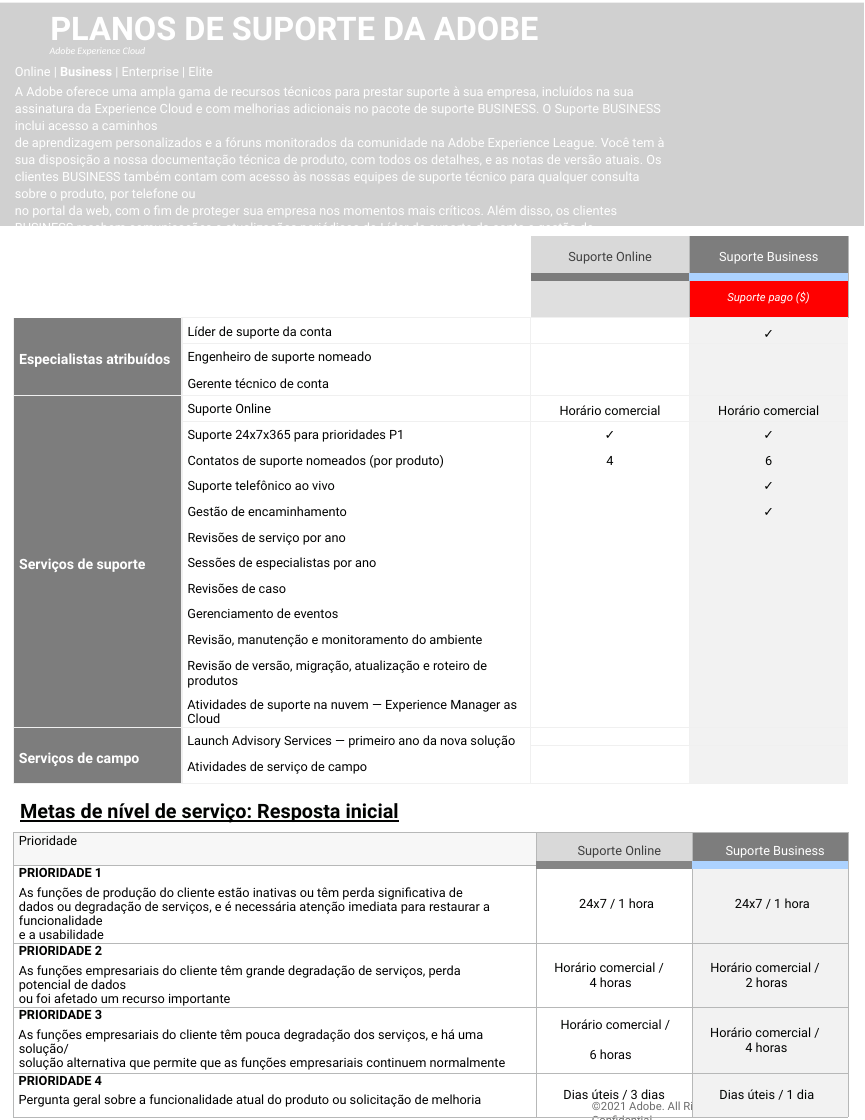
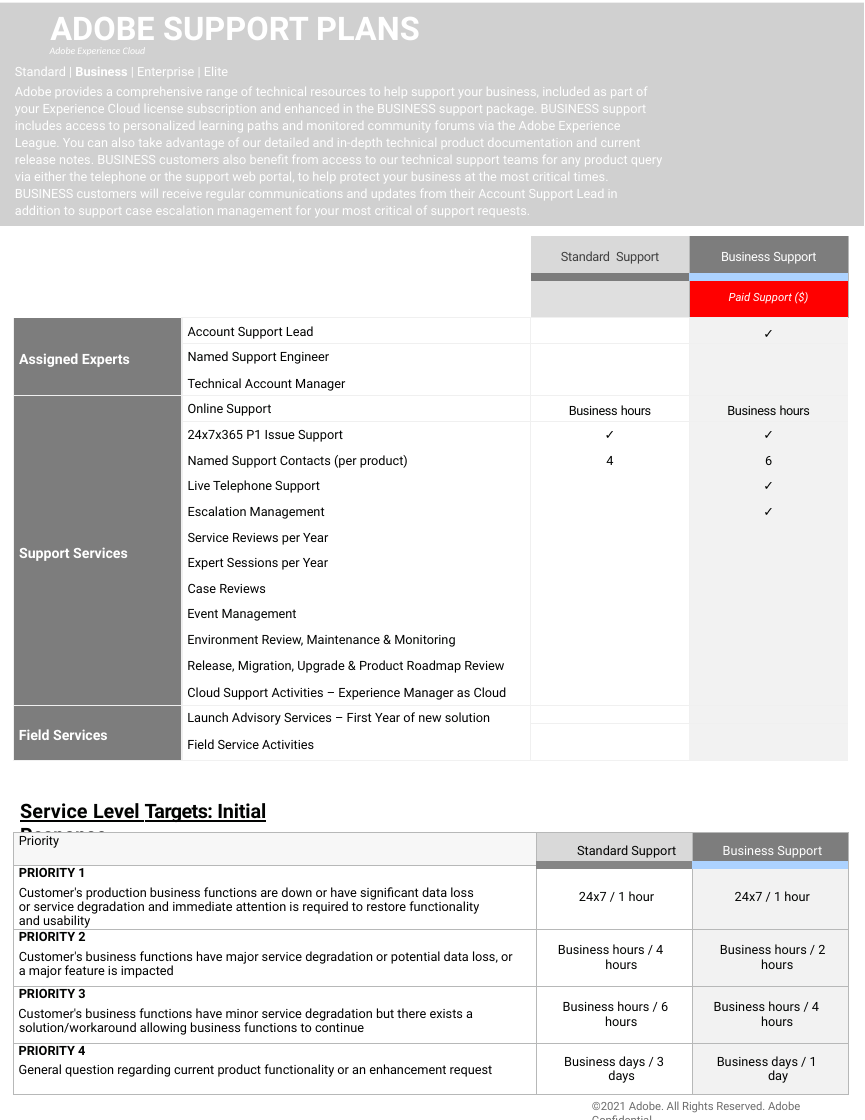
Before and after one commit to AdobeDocs/support-resources.pt-BR, a slide deck: slide 1 of help/data-sheets/assets/BusinessSupportDatasheet.pptx. Drawn at 865x1120 pixels with LibreOffice and Linux fonts; fonts in the diff are those of the drawing; grey boxes stand for pictures; background and template pictures are left out. Boxes give left, top, right and bottom in pixels: in the first picture for what was removed or moved away, otherwise in the second. Text is boxed around its words. In the diff, an @@ line names an element or a change of style, - is before the commit and + after.

```diff
--- a/help/data-sheets/assets/BusinessSupportDatasheet.pptx
+++ b/help/data-sheets/assets/BusinessSupportDatasheet.pptx
@@ title at [50,17,420,40]: text changed @@
-PLANOS DE SUPORTE DA ADOBE
+ADOBE SUPPORT PLANS
@@ text at [15,67,662,217]: text changed @@
-Online | Business | Enterprise | Elite
-A Adobe oferece uma ampla gama de recursos técnicos para prestar suporte à sua empresa, incluídos na sua assinatura da Experience Cloud e com melhorias adicionais no pacote de suporte BUSINESS. O Suporte BUSINESS inclui acesso a caminhos
-de aprendizagem personalizados e a fóruns monitorados da comunidade na Adobe Experience League. Você tem à sua disposição a nossa documentação técnica de produto, com todos os detalhes, e as notas de versão atuais. Os clientes BUSINESS também contam com acesso às nossas equipes de suporte técnico para qualquer consulta sobre o produto, por telefone ou
-no portal da web, com o fim de proteger sua empresa nos momentos mais críticos. Além disso, os clientes BUSINESS recebem comunicações e atualizações periódicos do Líder de suporte da conta e gestão de encaminhamento de casos de suporte para
-as solicitações mais críticas.
+Standard | Business | Enterprise | Elite
+Adobe provides a comprehensive range of technical resources to help support your business, included as part of your Experience Cloud license subscription and enhanced in the BUSINESS support package. BUSINESS support includes access to personalized learning paths and monitored community forums via the Adobe Experience League. You can also take advantage of our detailed and in-depth technical product documentation and current release notes. BUSINESS customers also benefit from access to our technical support teams for any product query via either the telephone or the support web portal, to help protect your business at the most critical times. BUSINESS customers will receive regular communications and updates from their Account Support Lead in addition to support case escalation management for your most critical of support requests.
@@ table at [13,236,849,761] @@
-row 1, column 3: Suporte Online
+row 1, column 3: Standard Support
-row 1, column 4: Suporte Business
+row 1, column 4: Business Support
-row 2, column 4: Suporte pago ($)
+row 2, column 4: Paid Support ($)
-row 3, column 1: Especialistas atribuídos
+row 3, column 1: Assigned Experts
-row 3, column 2: Líder de suporte da conta
+row 3, column 2: Account Support Lead
-row 4, column 2: Engenheiro de suporte nomeado
+row 4, column 2: Named Support Engineer
-row 5, column 2: Gerente técnico de conta
+row 5, column 2: Technical Account Manager
-row 6: Serviços de suporte | Suporte Online | Horário comercial | Horário comercial
+row 6: Support Services | Online Support | Business hours | Business hours
-row 7, column 2: Suporte 24x7x365 para prioridades P1
+row 7, column 2: 24x7x365 P1 Issue Support
-row 8, column 2: Contatos de suporte nomeados (por produto)
+row 8, column 2: Named Support Contacts (per product)
-row 9, column 2: Suporte telefônico ao vivo
+row 9, column 2: Live Telephone Support
-row 10, column 2: Gestão de encaminhamento
+row 10, column 2: Escalation Management
-row 11, column 2: Revisões de serviço por ano
+row 11, column 2: Service Reviews per Year
-row 12, column 2: Sessões de especialistas por ano
+row 12, column 2: Expert Sessions per Year
-row 13, column 2: Revisões de caso
+row 13, column 2: Case Reviews
-row 14, column 2: Gerenciamento de eventos
+row 14, column 2: Event Management
-row 15, column 2: Revisão, manutenção e monitoramento do ambiente
+row 15, column 2: Environment Review, Maintenance & Monitoring
-row 16, column 2: Revisão de versão, migração, atualização e roteiro de produtos
+row 16, column 2: Release, Migration, Upgrade & Product Roadmap Review
-row 17, column 2: Atividades de suporte na nuvem — Experience Manager as Cloud
+row 17, column 2: Cloud Support Activities – Experience Manager as Cloud
-row 18, column 1: Serviços de campo
+row 18, column 1: Field Services
-row 18, column 2: Launch Advisory Services — primeiro ano da nova solução / Atividades de serviço de campo
+row 18, column 2: Launch Advisory Services – First Year of new solution / Field Service Activities
@@ text at [20,803,266,848]: text changed @@
-Metas de nível de serviço: Resposta inicial
+Service Level Targets: Initial Response
@@ table at [13,832,848,1087] @@
-row 1: Prioridade | Suporte Online | Suporte Business
+row 1: Priority | Standard Support | Business Support
-row 2: PRIORIDADE 1 / As funções de produção do cliente estão inativas ou têm perda significativa de dados ou degradação de serviços, e é necessária atenção imediata para restaurar a funcionalidade e a usabilidade | 24x7 / 1 hora | 24x7 / 1 hora
+row 2: PRIORITY 1 / Customer's production business functions are down or have significant data loss or service degradation and immediate attention is required to restore functionality and usability | 24x7 / 1 hour | 24x7 / 1 hour
-row 3: PRIORIDADE 2 / As funções empresariais do cliente têm grande degradação de serviços, perda potencial de dados ou foi afetado um recurso importante | Horário comercial / 4 horas | Horário comercial / 2 horas
+row 3: PRIORITY 2 / Customer's business functions have major service degradation or potential data loss, or a major feature is impacted | Business hours / 4 hours | Business hours / 2 hours
-row 4: PRIORIDADE 3 / As funções empresariais do cliente têm pouca degradação dos serviços, e há uma solução/ solução alternativa que permite que as funções empresariais continuem normalmente | Horário comercial / 6 horas | Horário comercial / 4 horas
+row 4: PRIORITY 3 / Customer's business functions have minor service degradation but there exists a solution/workaround allowing business functions to continue | Business hours / 6 hours | Business hours / 4 hours
-row 5: PRIORIDADE 4 / Pergunta geral sobre a funcionalidade atual do produto ou solicitação de melhoria | Dias úteis / 3 dias | Dias úteis / 1 dia
+row 5: PRIORITY 4 / General question regarding current product functionality or an enhancement request | Business days / 3 days | Business days / 1 day
@@ text "©2021 Adobe. All Rights Reserved. ..." at [592,1101,800,1113]: letter spacing 0 to -0.1 pt @@
```
Also in this commit, not shown: 2 other slides changed, 7 other files.
